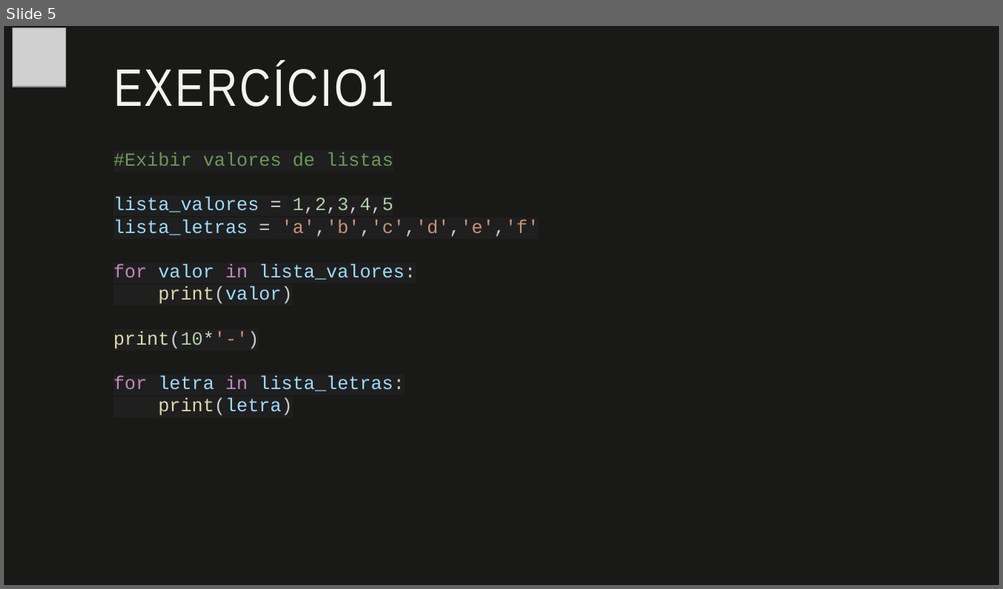
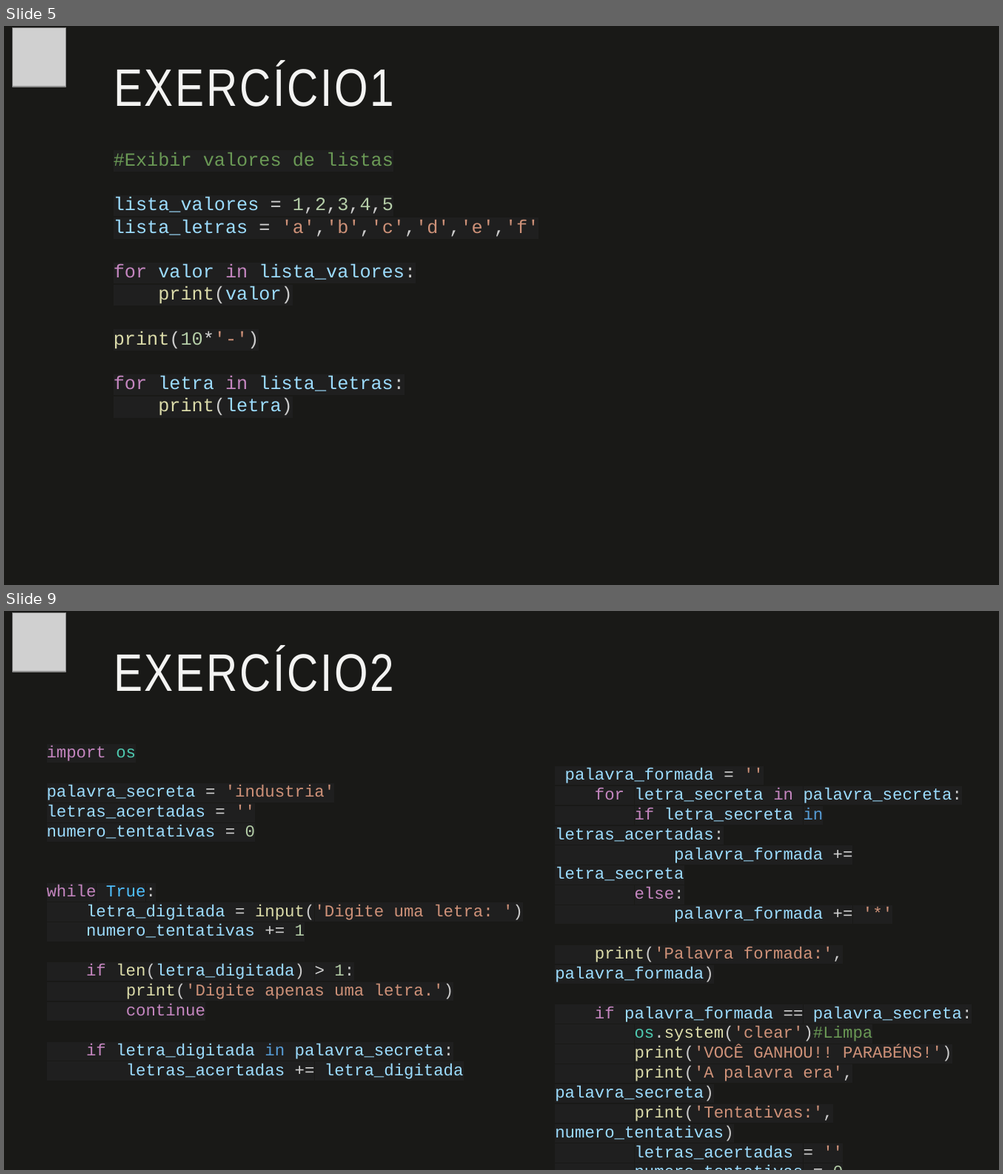
Before and after one commit to fabio-sudo/PythonCurso, a slide deck: Python_Dev/Material Python/8 - Estrutura de Repetição - For.pptx. Shown one above the other, each under a label of ours: slide 5 before the commit, slides 5 and 9 after it; the slides between them are not shown. The pictures are 1003x589 and 1003x1174 pixels, drawn with LibreOffice and Linux fonts; fonts in the diff are those of the drawing; grey boxes stand for pictures. Boxes give left, top, right and bottom in pixels: in the first picture for what was removed or moved away, otherwise in the second. Text is boxed around its words. In the diff, an @@ line names an element or a change of style, - is before the commit and + after.

```diff
--- a/Python_Dev/Material Python/8 - Estrutura de Repetição - For.pptx
+++ b/Python_Dev/Material Python/8 - Estrutura de Repetição - For.pptx
@@ slide 9 added at [4, 611, 999, 1170], background #191917 @@
@@ picture added at [12, 612, 66, 672] @@
@@ title added at [114, 649, 394, 692], 51 pt, text #F3F3F2 @@
+EXERCÍCIO2
@@ text added at [47, 746, 492, 1079], 16 pt, text #9CDCFE @@
+import os
+palavra_secreta = 'industria'
+letras_acertadas = ''
+numero_tentativas = 0
+while True:
+letra_digitada = input('Digite uma letra: ')
+numero_tentativas += 1
+if len(letra_digitada) > 1:
+print('Digite apenas uma letra.')
+continue
+if letra_digitada in palavra_secreta:
+letras_acertadas += letra_digitada
@@ text added at [555, 768, 972, 1160], 16 pt, text #9CDCFE @@
+palavra_formada = ''
+for letra_secreta in palavra_secreta:
+if letra_secreta in letras_acertadas:
+palavra_formada += letra_secreta
+else:
+palavra_formada += '*'
+print('Palavra formada:', palavra_formada)
+if palavra_formada == palavra_secreta:
+os.system('clear')#Limpa
+print('VOCÊ GANHOU!! PARABÉNS!')
+print('A palavra era', palavra_secreta)
+print('Tentativas:', numero_tentativas)
+letras_acertadas = ''
+numero_tentativas = 0
```
Also in this commit, not shown: 14 other slides added, 9 other files.
